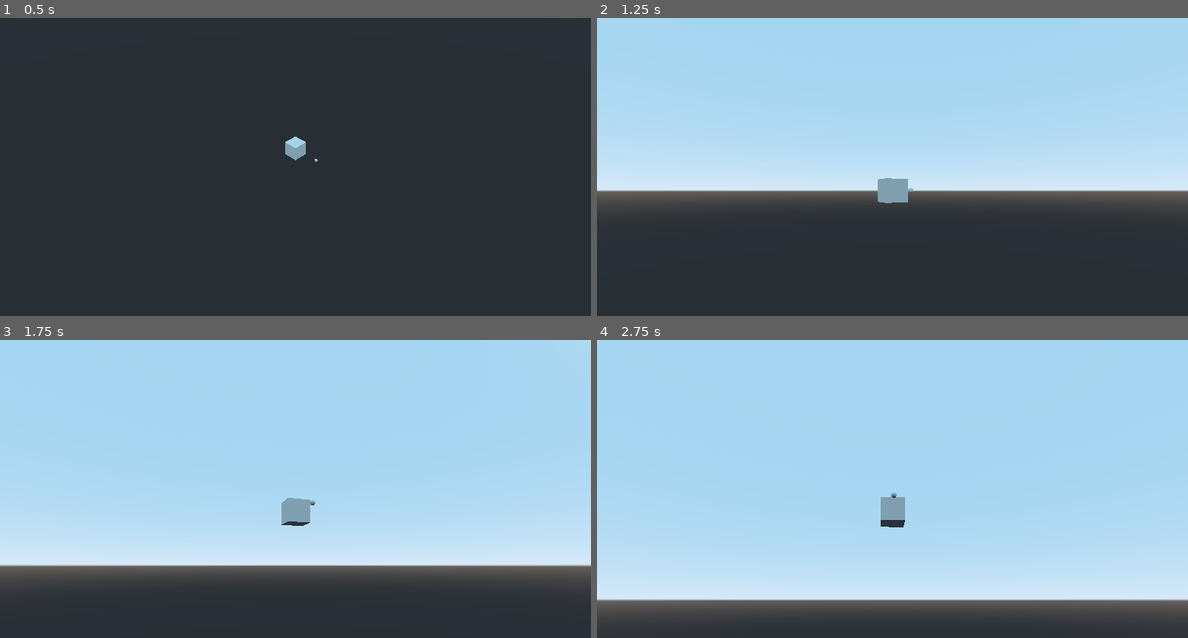
Above: before the commit, frames 1-4 (two rows, left to right).
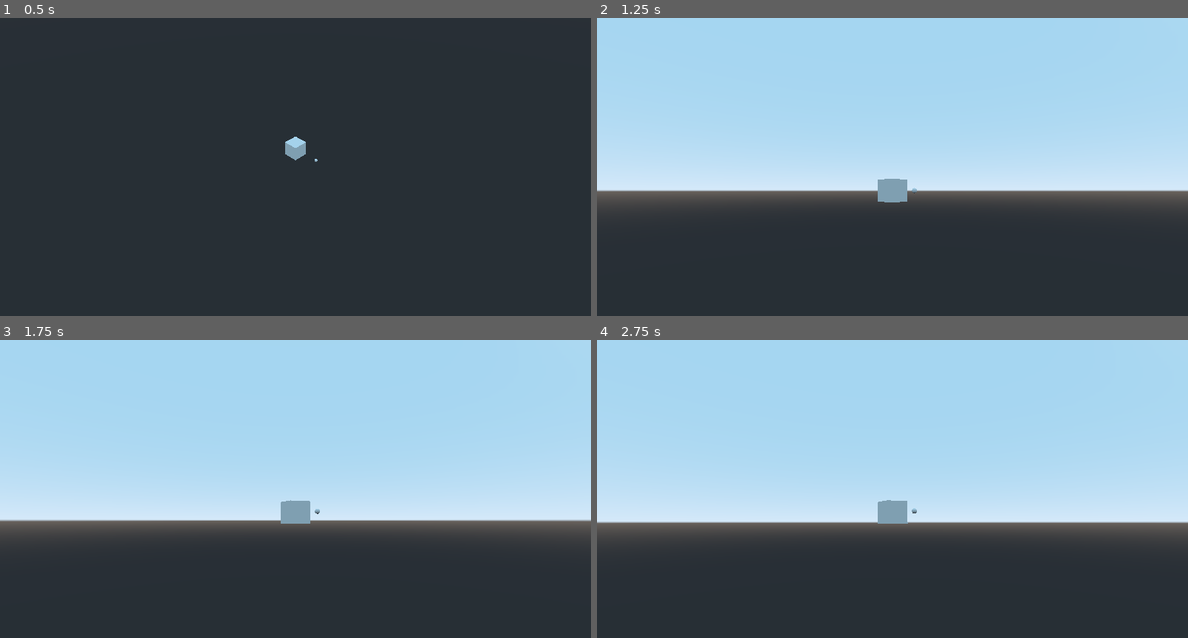
Above: after the commit, the same moments.

Repository: deengames-prototypes/3d-game
Game: Godot game, scene res://CoreGame.tscn
Two runs of this game, one before a commit and one after it. Both use one fixed random seed, a clock stepped at 60 frames per second and the inputs below.
Inputs (mouse positions are in pixels of both pictures, inside the frame that each line leads up to):
- Up to frame 1 (0.5 s): no input
- Up to frame 2 (1.25 s): tap Enter at 0.5 s; move the mouse to (1022, 172) at 0.52 s; hold Right (ui_right) from 0.53 s (still down); click (1022, 172) at 0.67 s
- Up to frame 3 (1.75 s): tap Space at 1.25 s; move the mouse to (177, 530) at 1.27 s; release Right (ui_right) at 1.28 s; hold Down (ui_down) from 1.28 s (still down); click (177, 530) at 1.42 s
- Up to frame 4 (2.75 s): move the mouse to (951, 435) at 2.02 s; release Down (ui_down) at 2.03 s; hold Right (ui_right) from 2.03 s (still down); click (951, 435) at 2.17 s

Frame 1 is identical in both runs. In frame 2, less than 0.1% of the frame differs, in the area x 47-55%, y 53-63%; in frame 3, 23%; in frame 4, 39%, in the area x 0-100%, y 50-94%.

Commit message:
Mouse wheel zoom works

Diff:
--- a/prototypes/voxel-craft/Camera.gd
+++ b/prototypes/voxel-craft/Camera.gd
@@ -1,22 +1,22 @@
 extends Camera
 
 const UP_VECTOR:Vector3 = Vector3(0, 1, 0)
-const CAMERA_DISTANCE = 5
 
-var x_angle:int = 0
+var camera_distance = 5
+var z_angle:int = 0
 var y_angle:int = 0
 var target:Spatial
 
 func target_object(obj:Spatial):
 	self.target = obj
 
-func _process(delta):
+func _unhandled_input(event):
 	var moved = false
 	if Input.is_action_pressed("ui_left"):
-		x_angle += 1
+		z_angle += 1
 		moved = true
 	elif Input.is_action_pressed("ui_right"):
-		x_angle -= 1
+		z_angle -= 1
 		moved = true
 
 	if Input.is_action_pressed("ui_up"):
@@ -26,7 +26,14 @@
 		y_angle -= 1
 		moved = true
 
+	if event is InputEventMouseButton and event.is_pressed() and event.button_index == BUTTON_WHEEL_UP:
+		camera_distance -= 1
+		moved = true
+	if event is InputEventMouseButton and event.is_pressed() and event.button_index == BUTTON_WHEEL_DOWN:
+		camera_distance += 1
+		moved = true
+
 	if moved:
-		self.translation.z = CAMERA_DISTANCE * cos(x_angle * PI / 180)
-		self.translation.y = CAMERA_DISTANCE * sin(y_angle * PI / 180)
+		self.translation.z = camera_distance * cos(z_angle * PI / 180)
+		self.translation.y = camera_distance * sin(y_angle * PI / 180)
 		self.look_at(target.translation, UP_VECTOR)
